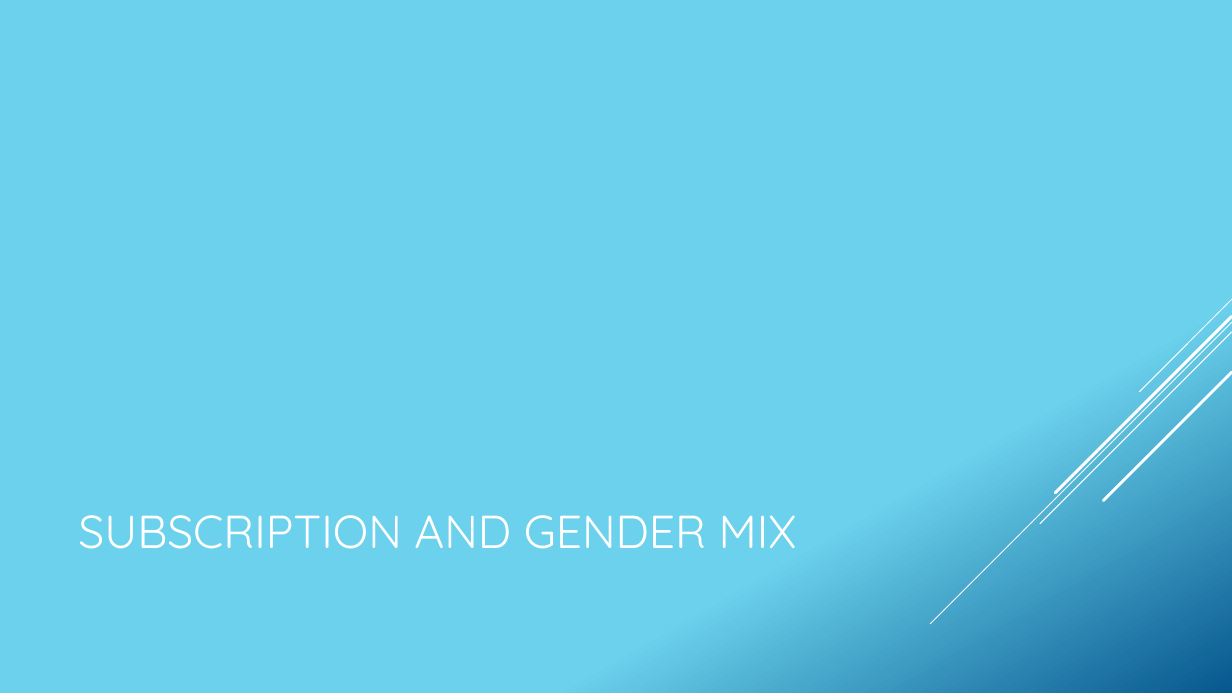
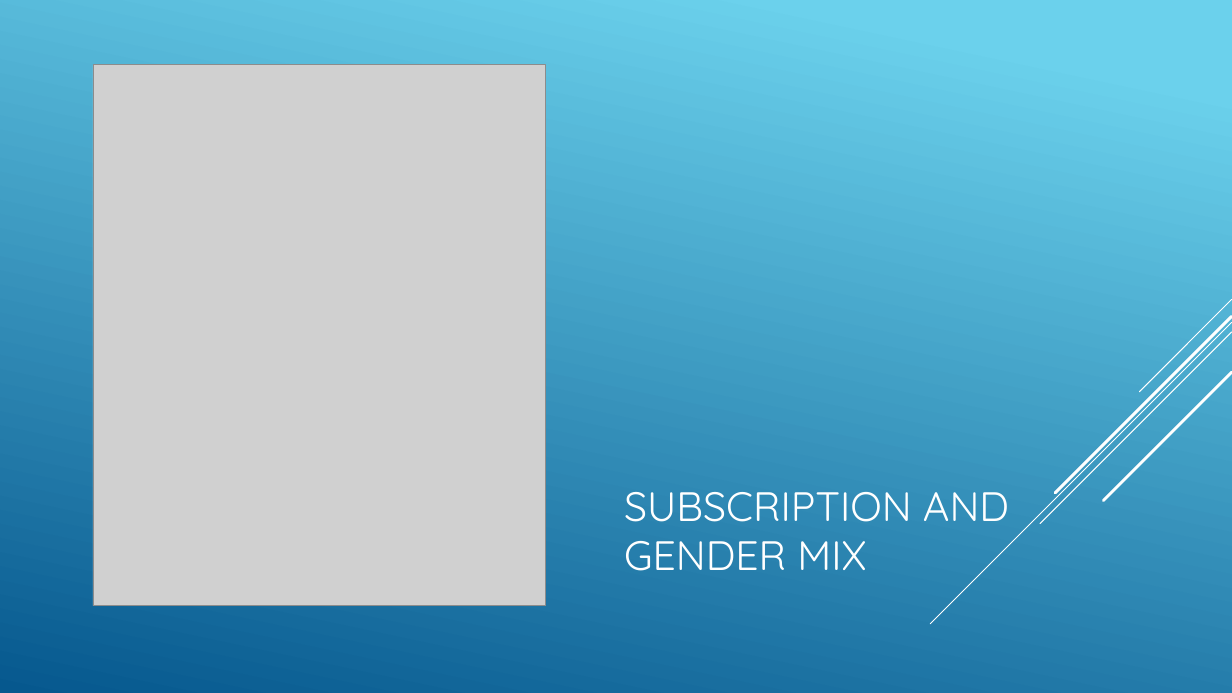
Before and after one commit to fivelidz/data-analytics-project, a slide deck: slide 38 of presentation/Presentation_COMBINED_FINAL DRAFT4.pptx (slide 37 before the commit). Drawn at 1232x693 pixels with LibreOffice and Linux fonts; fonts in the diff are those of the drawing; grey boxes stand for pictures. Boxes give left, top, right and bottom in pixels: in the first picture for what was removed or moved away, otherwise in the second. Text is boxed around its words. In the diff, an @@ line names an element or a change of style, - is before the commit and + after.

```diff
--- a/presentation/Presentation_COMBINED_FINAL DRAFT4.pptx
+++ b/presentation/Presentation_COMBINED_FINAL DRAFT4.pptx
@@ background gradient #6ED2EB to #06588E to #FFFFFF @@
@@ rectangle added at (0, 0, 1232, 693), fill gradient #6ED2EB to #06588E @@
@@ picture added at (93, 65, 546, 605) @@
@@ line (1232, 299) - (1140, 392): stroke #FFFFFF 0.75 pt to #000000 0.75 pt @@
@@ line (1232, 323) - (931, 624): stroke #FFFFFF 0.75 pt to #000000 0.75 pt @@
@@ line (1232, 316) - (1055, 493): stroke #FFFFFF 2.25 pt to #000000 2.25 pt @@
@@ line (1232, 332) - (1041, 524): stroke #FFFFFF 0.75 pt to #000000 0.75 pt @@
@@ line (1232, 372) - (1104, 501): stroke #FFFFFF 2.25 pt to #000000 2.25 pt @@
@@ group added at (931, 299, 1232, 624): 5 lines @@
@@ title "SUBSCRIPTION AND GENDER MIX": place and size @@
-title "SUBSCRIPTION AND GENDER MIX" at (78, 515, 797, 549)
+title "SUBSCRIPTION AND GENDER MIX" at (624, 492, 1009, 571)
@@ title "SUBSCRIPTION AND GENDER MIX" at (624, 492, 1009, 571): size 36 to 32 pt @@
```
Also in this commit, not shown: 1 other slide changed, 1 slide added, 3 other files.
